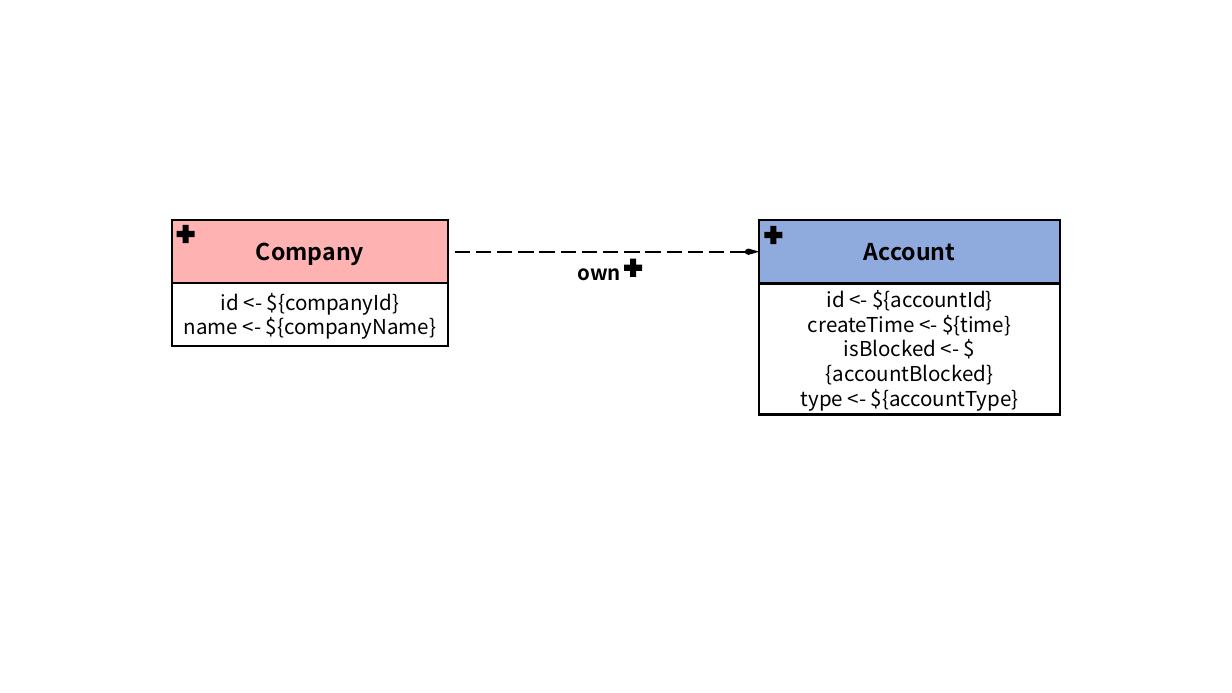
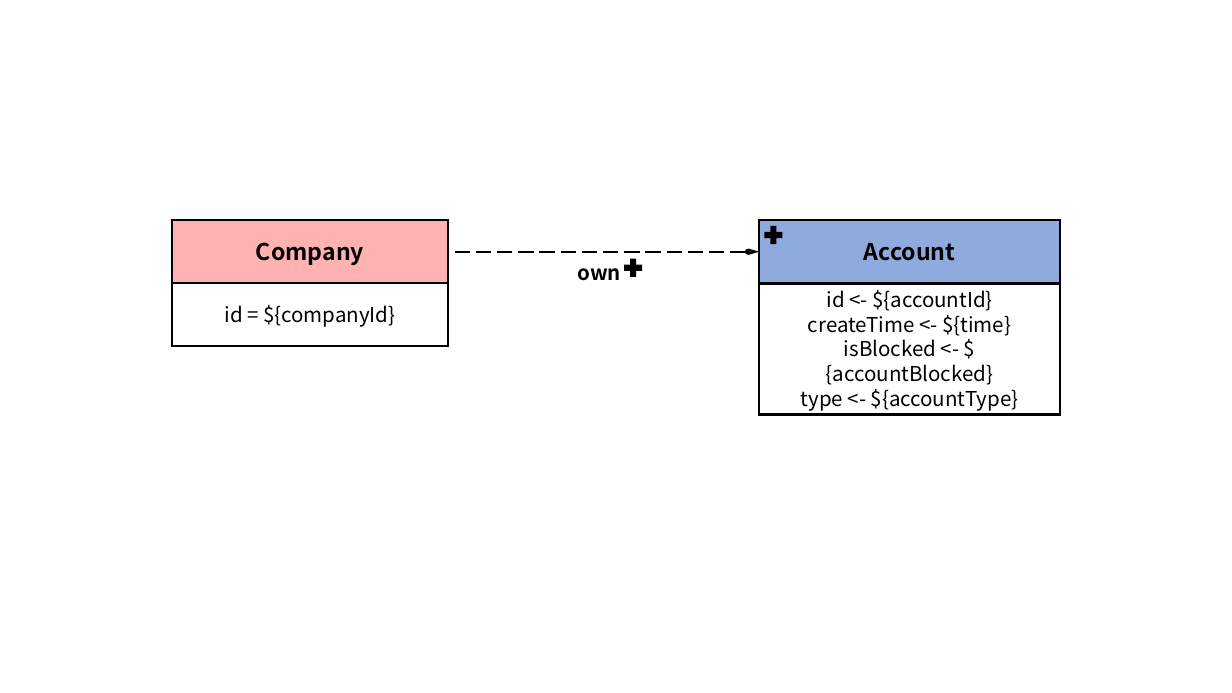
Before and after one commit to ldbc/ldbc_finbench_docs, a slide deck: slide 5 of patterns/transaction-write.pptx (slide 2 before the commit). Drawn at 1232x693 pixels with LibreOffice and Linux fonts; fonts in the diff are those of the drawing. Boxes give left, top, right and bottom in pixels: in the first picture for what was removed or moved away, otherwise in the second. Text is boxed around its words. In the diff, an @@ line names an element or a change of style, - is before the commit and + after.

```diff
--- a/patterns/transaction-write.pptx
+++ b/patterns/transaction-write.pptx
@@ plus removed at (177,225,195,243) @@
@@ text in rectangle at (224,305,395,327): text changed @@
-id <- ${companyId}
-name <- ${companyName}
+id = ${companyId}
```
Also in this commit, not shown: 12 other slides changed, 6 slides added, 42 other files.
